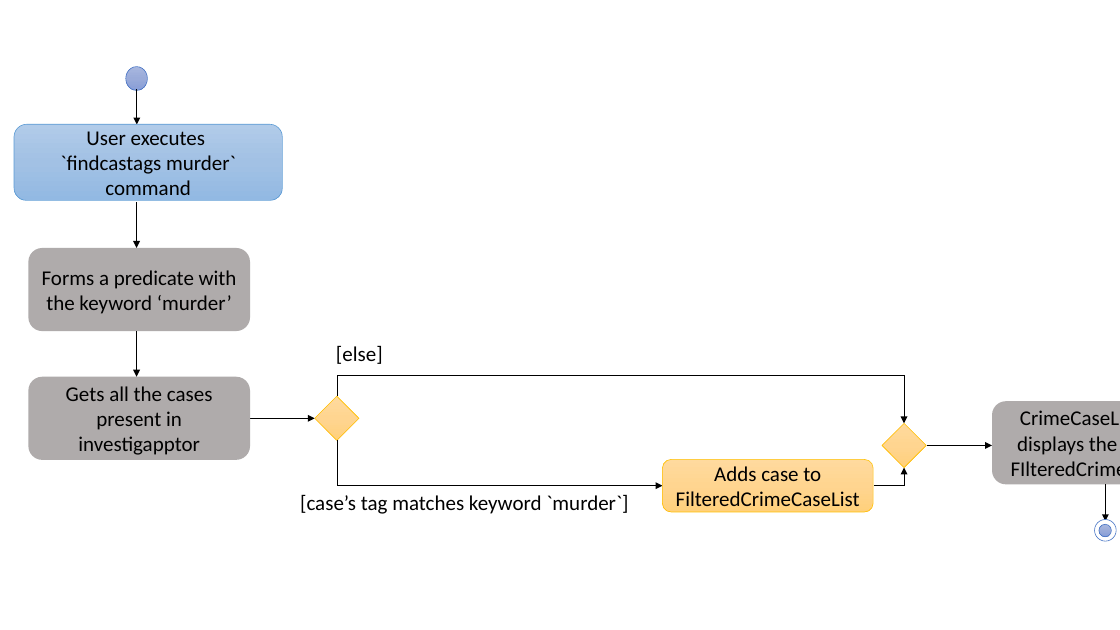
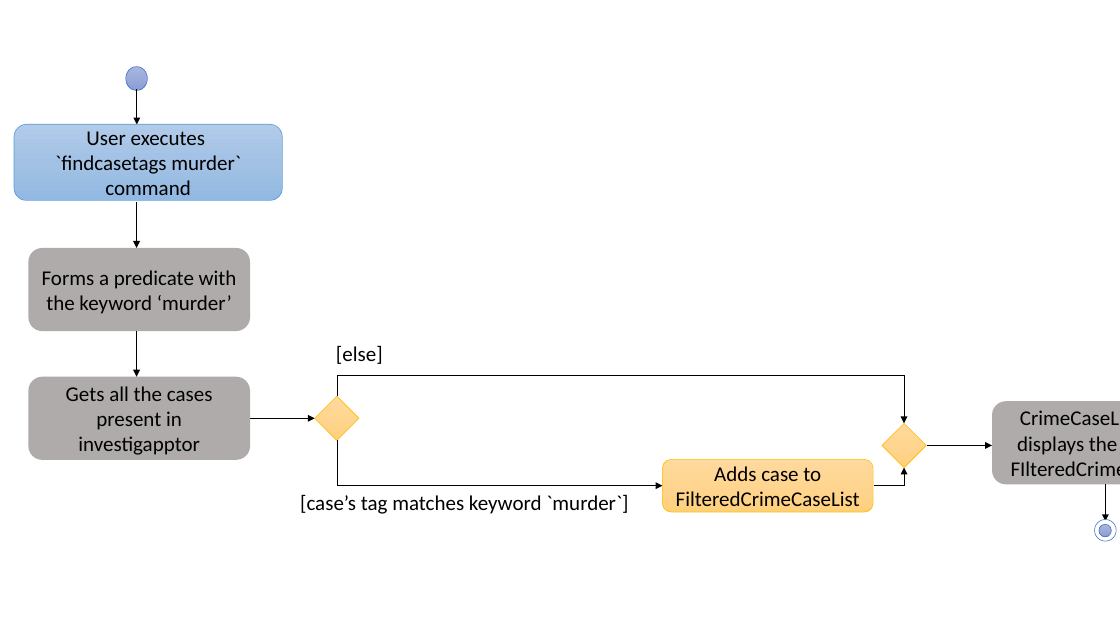
Before and after one commit to quentinkhoo/main, a slide deck: slide 3 of docs/diagrams/UndoRedoActivityDiagram.pptx. Drawn at 1120x630 pixels with LibreOffice and Linux fonts; fonts in the diff are those of the drawing. Boxes give left, top, right and bottom in pixels: in the first picture for what was removed or moved away, otherwise in the second. Text is boxed around its words. In the diff, an @@ line names an element or a change of style, - is before the commit and + after.

```diff
--- a/docs/diagrams/UndoRedoActivityDiagram.pptx
+++ b/docs/diagrams/UndoRedoActivityDiagram.pptx
@@ text in rounded rectangle at (55,155,241,174): text changed @@
-`findcastags murder`
+`findcasetags murder`
```
Also in this commit, not shown: 1 other file.
